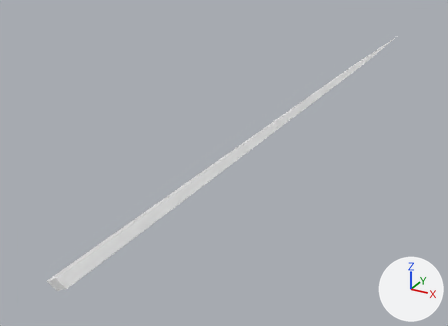
The glTF model godot/assets/waffen/modelle/degenklinge/t3_2.glb, before and after one commit.
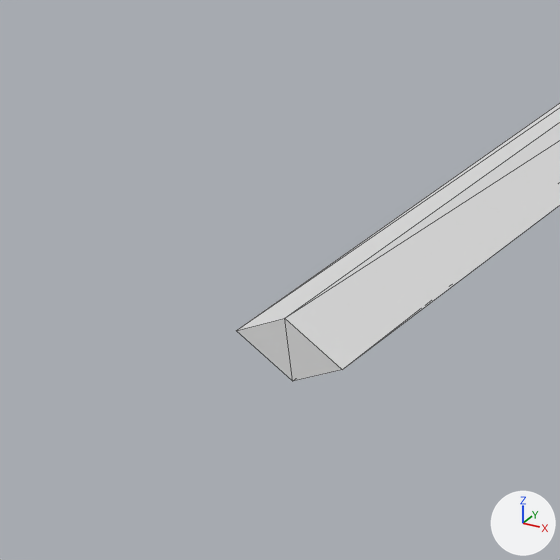
Each version appears first whole from a 50 mm camera at (0.3, -0.172, 0.273) aimed at (-0.078, 0.516, -0.071), and next in a close-up on the part from 0% to 24% of the width and 66% to 100% of the height. The axes (+X, +Y, +Z) are drawn at lower right. The lights are the same throughout. The last two pictures show the newer version. The close-ups show mesh edges as thin lines. Vertices at exactly the same position are counted once.

Before the edit, the objects in view are built like this:
```python
me_degenklinge_t3_2 = bpy.data.meshes.new('degenklinge_t3_2')
me_degenklinge_t3_2.from_pydata(...)  # 17 vertices, 30 faces; spans x -0.01..0.01, y 0.112..1.112, z -0.006..0.006
me_degenklinge_t3_2.materials.append(mat_klinge)  # white #e7e7e7
ob_degenklinge_t3_2 = bpy.data.objects.new('degenklinge_t3_2', me_degenklinge_t3_2)
ob_degenklinge_t3_2.location = (0.0, 0.0, 0.0)
```
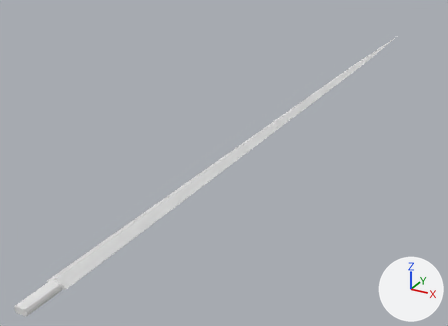
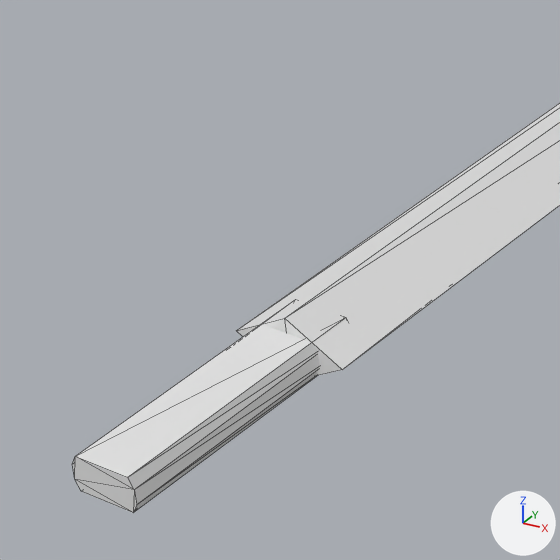
What differs and where, as boxes [x1, y1, x2, y2] in the close-ups (560 x 560 px):
'degenklinge_t3_2', reshaped: before [236, 103, 560, 381]; after [72, 103, 560, 513]
part 1 of me_degenklinge_t3_2, added: after [72, 299, 347, 513]

Diff of the bpy script that builds the scene:
```diff
--- a/godot/assets/waffen/modelle/degenklinge/t3_2.glb.py
+++ b/godot/assets/waffen/modelle/degenklinge/t3_2.glb.py
@@ me_degenklinge_t3_2 @@
 # used by ob_degenklinge_t3_2; location = (0.0, 0.0, 0.0)
-me_degenklinge_t3_2.from_pydata(...)  # 17 vertices, 30 faces; spans x -0.01..0.01, y 0.112..1.112, z -0.006..0.006
+me_degenklinge_t3_2.from_pydata(...)  # 33 vertices, 58 faces; spans x -0.01..0.01, y 0.075..1.112, z -0.006..0.006
+# me_degenklinge_t3_2 part 1: a new loose piece of 16 vertices spanning x -0.006..0.006, y 0.075..0.119, z -0.003..0.003, in mat_klinge (white #e7e7e7)
 me_degenklinge_t3_2.materials.append(mat_klinge)
```
